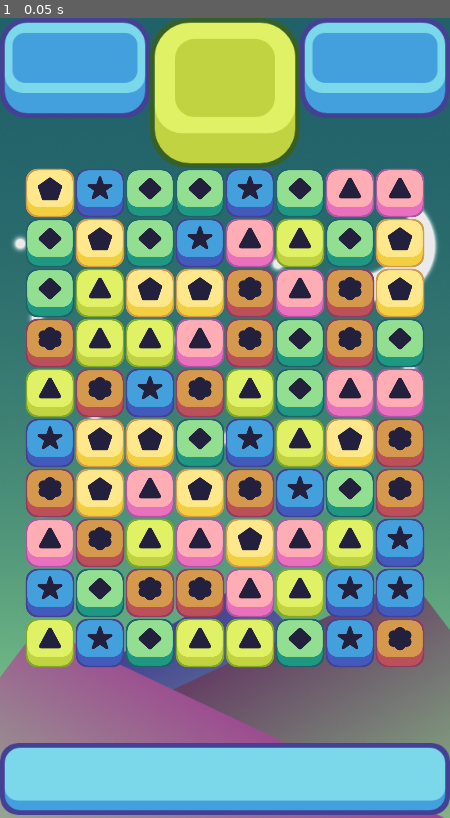
Above: before the commit, frame 1.
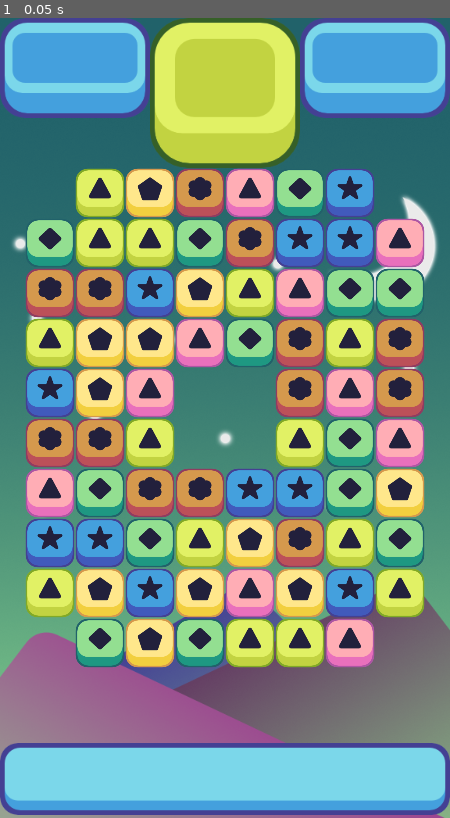
Above: after the commit, the same moment.

Repository: gastoncaminiti/Matchgodot
Game: Godot game, scene res://Scenes/game_window.tscn
Same seed, same stepped clock (60 frames per second), same inputs: the game is played once before the commit and once after it. The project has no main scene, so this scene is started directly.
Inputs:
- Up to frame 1 (0.05 s): no input

The runs differ from the first frame. In frame 1, 37% of the frame differs, in the area x 5-95%, y 18-82%.

Commit message:
Swap Back & Empty Spaces
func restricted_movement
func store_info
func swap_back
ice scene

Diff:
--- a/project/Scenes/game_window.tscn
+++ b/project/Scenes/game_window.tscn
@@ -32,6 +32,8 @@
 "_edit_use_anchors_": false
 }
 
+[node name="ice_holder" type="Node" parent="."]
+
 [node name="grid" type="Node2D" parent="."]
 script = ExtResource( 4 )
 width = 8
@@ -40,6 +42,7 @@
 y_start = 800
 offset = 64
 y_offset = 2
+empty_spaces = PoolVector2Array( 0, 0, 7, 0, 0, 9, 7, 9, 3, 4, 4, 4, 3, 5, 4, 5 )
 
 [node name="destroy_timer" type="Timer" parent="."]
 wait_time = 0.5
--- /dev/null
+++ b/project/Scenes/ice.tscn
@@ -0,0 +1,10 @@
+[gd_scene load_steps=3 format=2]
+
+[ext_resource path="res://art/Obstacles/Ice.png" type="Texture" id=1]
+[ext_resource path="res://Scripts/ice.gd" type="Script" id=2]
+
+[node name="ice" type="Node2D"]
+script = ExtResource( 2 )
+
+[node name="Sprite" type="Sprite" parent="."]
+texture = ExtResource( 1 )
--- a/project/Scripts/grid.gd
+++ b/project/Scripts/grid.gd
@@ -9,6 +9,8 @@
 export (int) var y_start
 export (int) var offset
 export (int) var y_offset
+# Obtacle Stuff
+export(PoolVector2Array) var empty_spaces
 # The piece array
 var possible_pieces = [
 preload("res://Scenes/yellow_piece.tscn"),
@@ -20,7 +22,12 @@
 ]
 #The current pieces in the scene
 var all_pieces = [];
-
+# Swap Back Variables
+var piece_one  = null
+var piece_two  = null
+var last_place  = Vector2(0,0)
+var last_direction  = Vector2(0,0)
+var move_checked = false
 #Touch Variables
 var first_touch = Vector2(0,0)
 var final_touch = Vector2(0,0)
@@ -32,6 +39,12 @@
 	randomize()
 	all_pieces = make_2d_array()
 	spaw_pieces()
+
+func restricted_movement(place):
+	for i in empty_spaces.size():
+		if empty_spaces[i] == place:
+			return true
+	return false
 
 func make_2d_array():
 	var array = []
@@ -44,19 +57,19 @@
 func spaw_pieces():
 	for i in width:
 		for j in height:
-			#chouse random number and store it
-			var rand  = floor(rand_range(0, possible_pieces.size( )));
-			var piece = possible_pieces[rand].instance()
-			var loops = 0;
-			while(match_at(i, j, piece.color) && loops < 100):
-				rand   = floor(rand_range(0, possible_pieces.size()));
-				loops += 1;
-				piece = possible_pieces[rand].instance()
-			# Intance that piece from the array
-			add_child(piece)
-			piece.position = grid_to_pixel(i,j)
-			all_pieces[i][j] = piece
-
+			if !restricted_movement(Vector2(i,j)):
+				#chouse random number and store it
+				var rand  = floor(rand_range(0, possible_pieces.size()));
+				var piece = possible_pieces[rand].instance()
+				var loops = 0;
+				while(match_at(i, j, piece.color) && loops < 100):
+					rand   = floor(rand_range(0, possible_pieces.size()));
+					loops += 1;
+					piece = possible_pieces[rand].instance()
+				# Intance that piece from the array
+				add_child(piece)
+				piece.position = grid_to_pixel(i,j)
+				all_pieces[i][j] = piece
 
 func match_at(i, j, color):
 	if i > 1:
@@ -103,12 +116,28 @@
 	var first_piece = all_pieces[column][row]
 	var other_piece = all_pieces[column + direction.x][row + direction.y]
 	if first_piece != null && other_piece != null:
+		store_info(first_piece, other_piece, Vector2(column, row), direction)
 		state = wait
 		all_pieces[column][row] = other_piece
 		all_pieces[column + direction.x][row + direction.y] = first_piece
 		first_piece.move(grid_to_pixel(column + direction.x, row + direction.y))
 		other_piece.move(grid_to_pixel(column , row))
-		find_matches()
+		if !move_checked:
+			find_matches()
+
+func store_info(first_piece, other_piece, place, direction):
+	piece_one = first_piece
+	piece_two = other_piece
+	last_place = place
+	last_direction = direction
+
+func swap_back():
+	if piece_one != null && piece_two != null:
+		swap_pieces(last_place.x, last_place.y, last_direction)
+	#Move the previously swapped pieces back to the place.
+	state = move
+	move_checked = false
+	pass
 
 func touch_difference(grid_1, grid_2):
 	var difference = grid_2 - grid_1
@@ -153,18 +182,24 @@
 	get_parent().get_node("destroy_timer").start()
 
 func destroy_matched():
+	var was_matched = false
 	for i in width:
 		for j in height:
 			if all_pieces[i][j] != null:
 				if all_pieces[i][j].matched:
+					was_matched = true
 					all_pieces[i][j].queue_free()
 					all_pieces[i][j] = null
-	get_parent().get_node("collapse_timer").start()
+	move_checked = true
+	if was_matched:
+		get_parent().get_node("collapse_timer").start()
+	else:
+		swap_back()
 
 func collapse_columns():
 	for i in width:
 		for j in height:
-			if all_pieces[i][j] == null:
+			if all_pieces[i][j] == null && !restricted_movement(Vector2(i,j)):
 				for k in range(j + 1, height):
 					if all_pieces[i][k] != null:
 						all_pieces[i][k].move(grid_to_pixel(i,j))
@@ -176,7 +211,7 @@
 func refill_columns():
 	for i in width:
 		for j in height:
-			if all_pieces[i][j] == null:
+			if all_pieces[i][j] == null  && !restricted_movement(Vector2(i,j)):
 				#chouse random number and store it
 				var rand  = floor(rand_range(0, possible_pieces.size( )));
 				var piece = possible_pieces[rand].instance()
@@ -201,6 +236,7 @@
 					get_parent().get_node("destroy_timer").start()
 					break
 	state = move
+	move_checked = false
 
 func _on_destroy_timer_timeout():
 	destroy_matched()
--- /dev/null
+++ b/project/Scripts/ice.gd
@@ -0,0 +1,11 @@
+extends Node2D
+
+export (int) var health
+
+# Called when the node enters the scene tree for the first time.
+func _ready():
+	pass # Replace with function body.
+
+func take_damage(damage):
+	health -= damage
+	#Can add damage effect here
Binary file added: project/art/Obstacles/Concrete.png
Not shown, added: project/art/Obstacles/Concrete.png.import
Binary file added: project/art/Obstacles/Ice.png
Not shown, added: project/art/Obstacles/Ice.png.import
Binary file added: project/art/Obstacles/Locks.png
Not shown, added: project/art/Obstacles/Locks.png.import
Binary file added: project/art/Obstacles/Slime.png
Not shown, added: project/art/Obstacles/Slime.png.import
